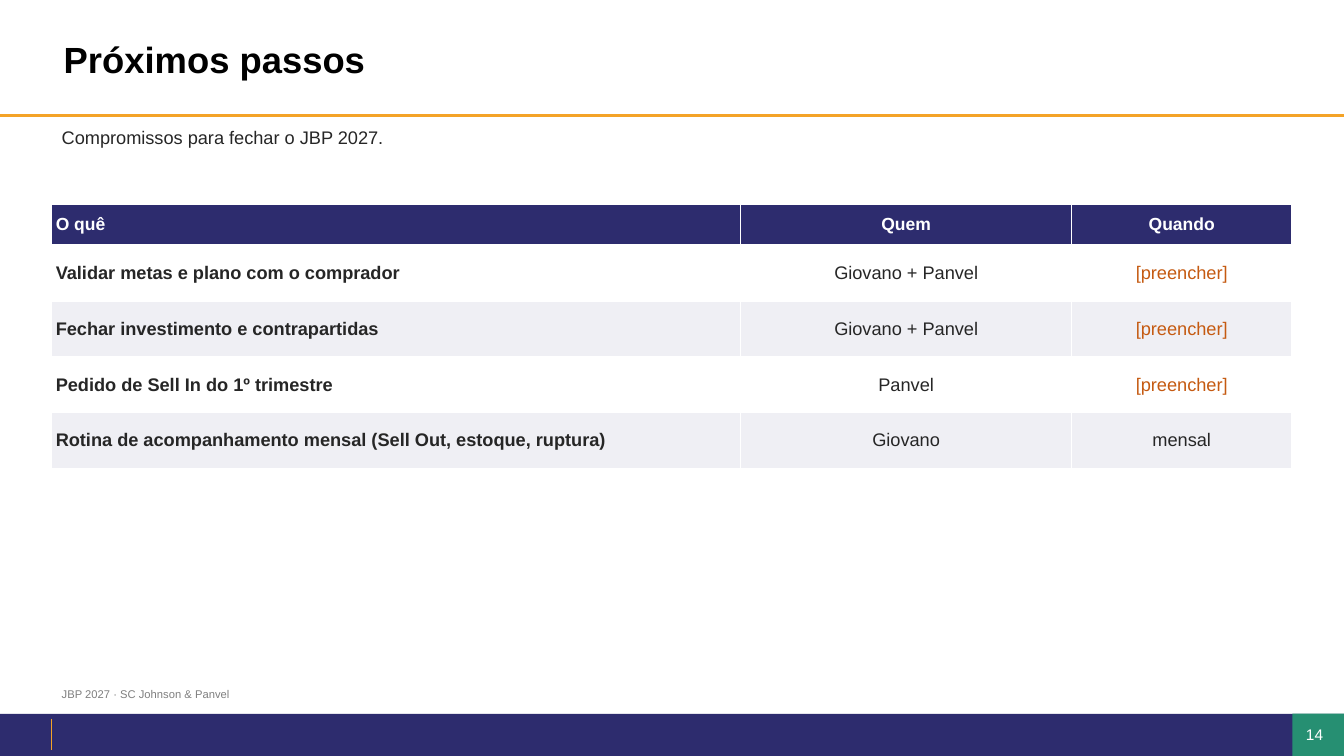
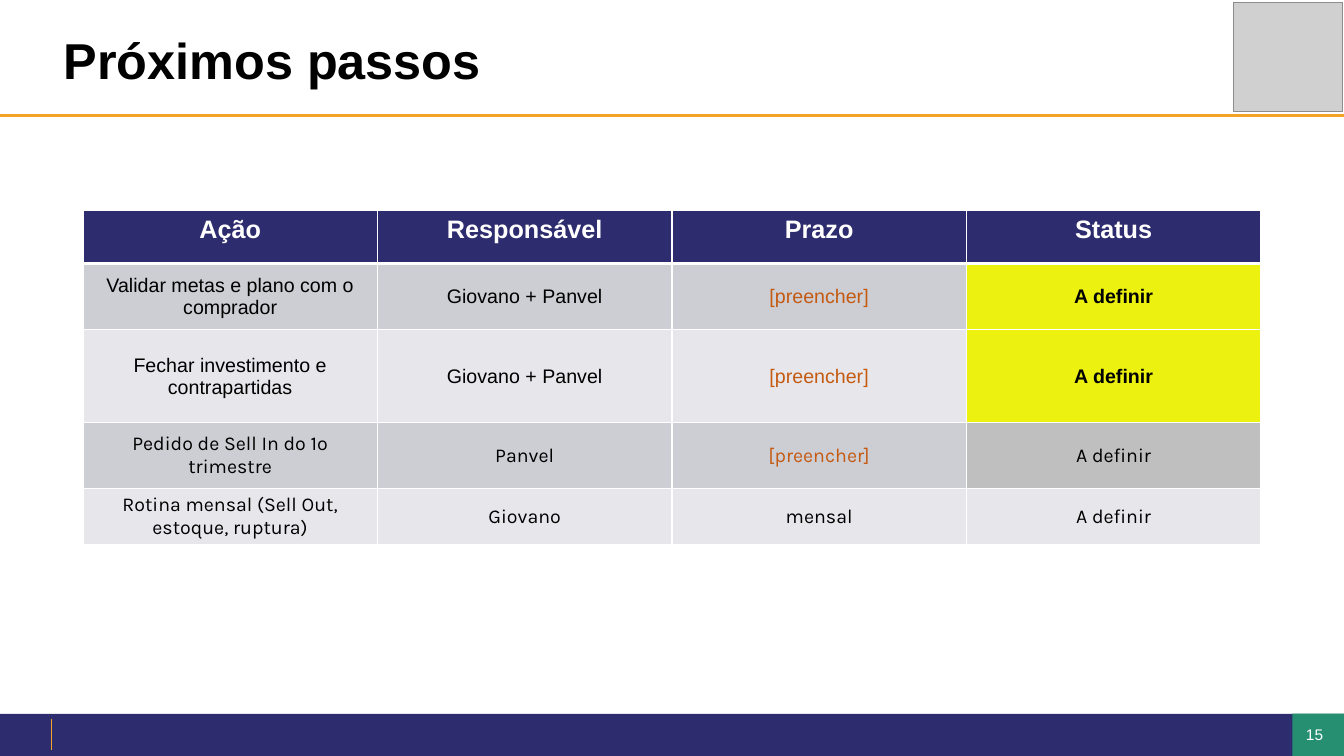
Before and after one commit to giovanoanjos27-del/Dashboard-Farma-sul, a slide deck: slide 15 of jbp/JBP2027_Panvel.pptx (slide 14 before the commit). Drawn at 1344x756 pixels with LibreOffice and Linux fonts; fonts in the diff are those of the drawing; grey boxes stand for pictures; background and template pictures are left out. Boxes give left, top, right and bottom in pixels: in the first picture for what was removed or moved away, otherwise in the second. Text is boxed around its words. In the diff, an @@ line names an element or a change of style, - is before the commit and + after.

```diff
--- a/jbp/JBP2027_Panvel.pptx
+++ b/jbp/JBP2027_Panvel.pptx
@@ title "Próximos passos" at (64,42,481,89): size 26 to 36 pt @@
@@ rectangle added at (1177,11,1324,104), fill #FFFFFF @@
@@ picture added at (1234,3,1343,112) @@
@@ text removed at (62,130,383,148) @@
-Compromissos para fechar o JBP 2027.
@@ table at (83,211,1260,558) @@
-column 1: O quê | Validar metas e plano com o comprador | Fechar investimento e contrapartidas | Pedido de Sell In do 1º trimestre | Rotina de acompanhamento mensal (Sell Out, estoque, ruptura)
-column 2: Quem | Giovano + Panvel | Giovano + Panvel | Panvel | Giovano
-column 3: Quando | [preencher] | [preencher] | [preencher] | mensal
+column 1: Ação | Validar metas e plano com o comprador | Fechar investimento e contrapartidas | Pedido de Sell In do 1º trimestre | Rotina mensal (Sell Out, estoque, ruptura)
+column 2: Responsável | Giovano + Panvel | Giovano + Panvel | Panvel | Giovano
+column 3: Prazo | [preencher] | [preencher] | [preencher] | mensal
+column 4: Status | A definir | A definir | A definir | A definir
@@ table: place and size @@
-table at (51,204,1293,468)
+table at (83,211,1260,558)
@@ text removed at (62,690,229,698) @@
-JBP 2027 · SC Johnson & Panvel
@@ page number at (1293,715,1337,755): text changed @@
-14
+15
@@ page number at (1306,729,1323,740): text changed @@
-14
+15
```
Also in this commit, not shown: 4 other slides changed, 11 slides added, 9 slides removed, 7 other files.
